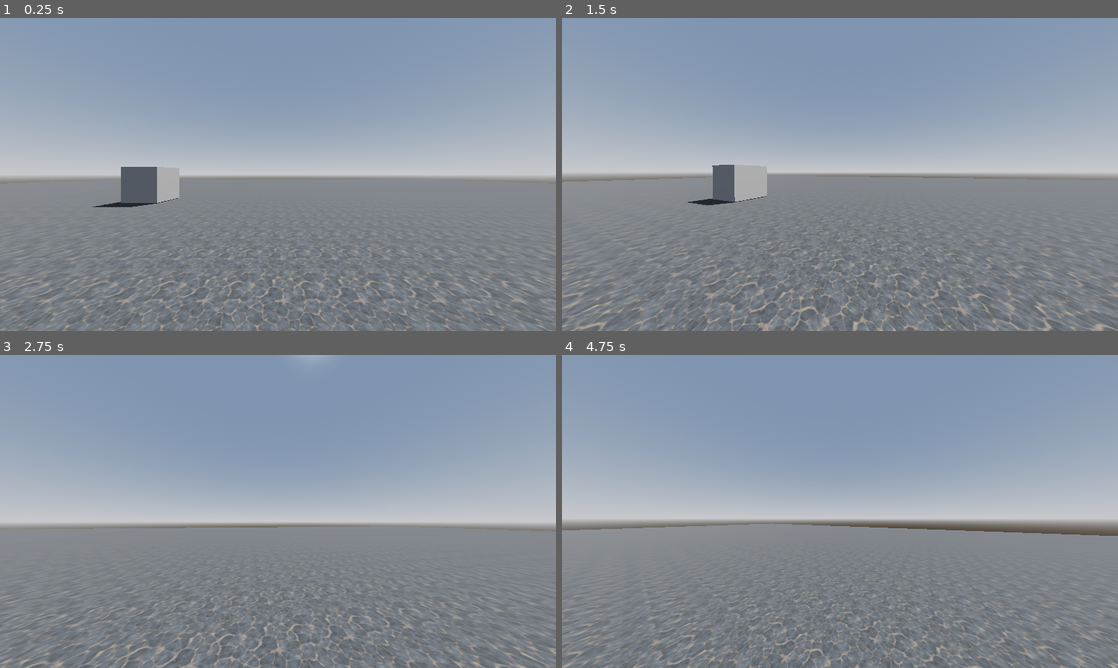
Above: before the commit, frames 1-4 (two rows, left to right).
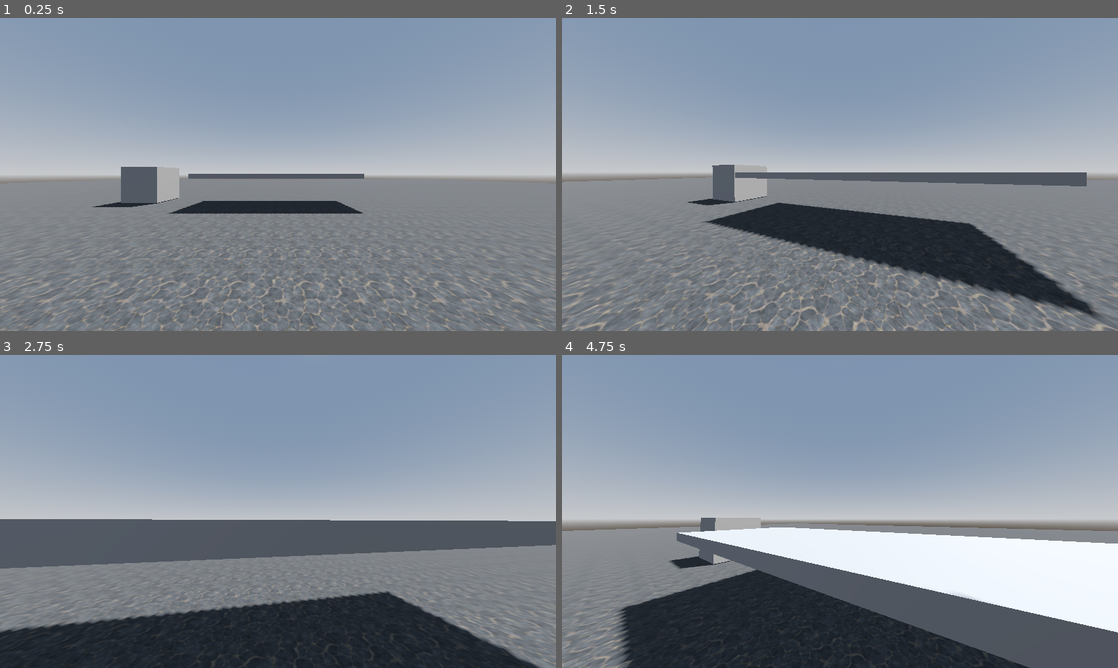
Above: after the commit, the same moments.

Repository: Kmagameguy/FPS-Test
Game: Godot game, scene res://Scenes/world.tscn
Same seed, same stepped clock (60 frames per second), same inputs: the game is played once before the commit and once after it.
Inputs (mouse positions are in pixels of both pictures, inside the frame that each line leads up to):
- Up to frame 1 (0.25 s): no input
- Up to frame 2 (1.5 s): move the mouse to (867, 174) at 0.52 s; hold W (forward) from 0.53 s (still down); tap Shift (sprint) at 0.6 s; tap Space (jump) at 0.77 s; move the mouse to (812, 174) at 1.27 s; tap Ctrl (tiptoe) at 1.35 s
- Up to frame 3 (2.75 s): keep holding W (forward); tap Space (jump) at 1.52 s; move the mouse to (289, 505) at 2.02 s; tap Shift (sprint) at 2.1 s
- Up to frame 4 (4.75 s): keep holding W (forward); move the mouse to (834, 517) at 2.77 s; tap Ctrl (tiptoe) at 2.85, 4.35 s; tap Space (jump) at 3.02, 3.77, 4.52 s; move the mouse to (878, 514) at 3.52 s; tap Shift (sprint) at 3.6 s; move the mouse to (795, 508) at 4.27 s

The runs differ from the first frame. In frame 1, 1.7% of the frame differs, in the area x 30-66%, y 49-63%; in frame 2, 11%; in frame 3, 29%; in frame 4, 36%, in the area x 0-100%, y 52-100%.

Commit message:
Create a Low Ledge

Diff:
--- a/Scenes/world.tscn
+++ b/Scenes/world.tscn
@@ -23,6 +23,12 @@
 [sub_resource type="BoxMesh" id="BoxMesh_ffe1i"]
 
 [sub_resource type="BoxShape3D" id="BoxShape3D_j5vim"]
+
+[sub_resource type="BoxMesh" id="BoxMesh_ocnln"]
+size = Vector3(8, 0.2, 3)
+
+[sub_resource type="BoxShape3D" id="BoxShape3D_3f5e3"]
+size = Vector3(8, 0.2, 3)
 
 [node name="World" type="Node3D" unique_id=383643689]
 
@@ -55,4 +61,13 @@
 use_collision = true
 polygon = PackedVector2Array(0, 0, 0, 0, 2.86617, 0.914696, 3, 0)
 
+[node name="LowLedge" type="MeshInstance3D" parent="EnvironmentMeshes" unique_id=961688837]
+transform = Transform3D(1, 0, 0, 0, 1, 0, 0, 0, 1, 0, 1.4969308, -8.364573)
+mesh = SubResource("BoxMesh_ocnln")
+
+[node name="LowLedgeBody" type="StaticBody3D" parent="EnvironmentMeshes/LowLedge" unique_id=1965357037]
+
+[node name="LowLedgeCollision" type="CollisionShape3D" parent="EnvironmentMeshes/LowLedge/LowLedgeBody" unique_id=484607698]
+shape = SubResource("BoxShape3D_3f5e3")
+
 [node name="Player" parent="." unique_id=766434478 instance=ExtResource("2_60ju1")]
